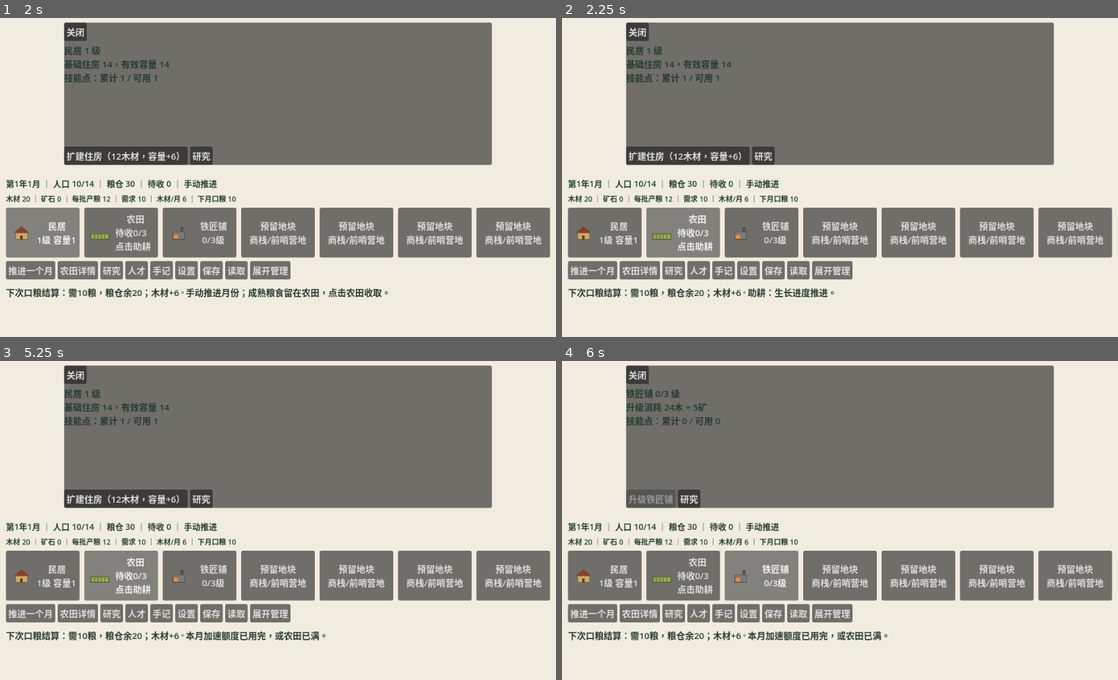
Above: before the commit, frames 1-4 (two rows, left to right).
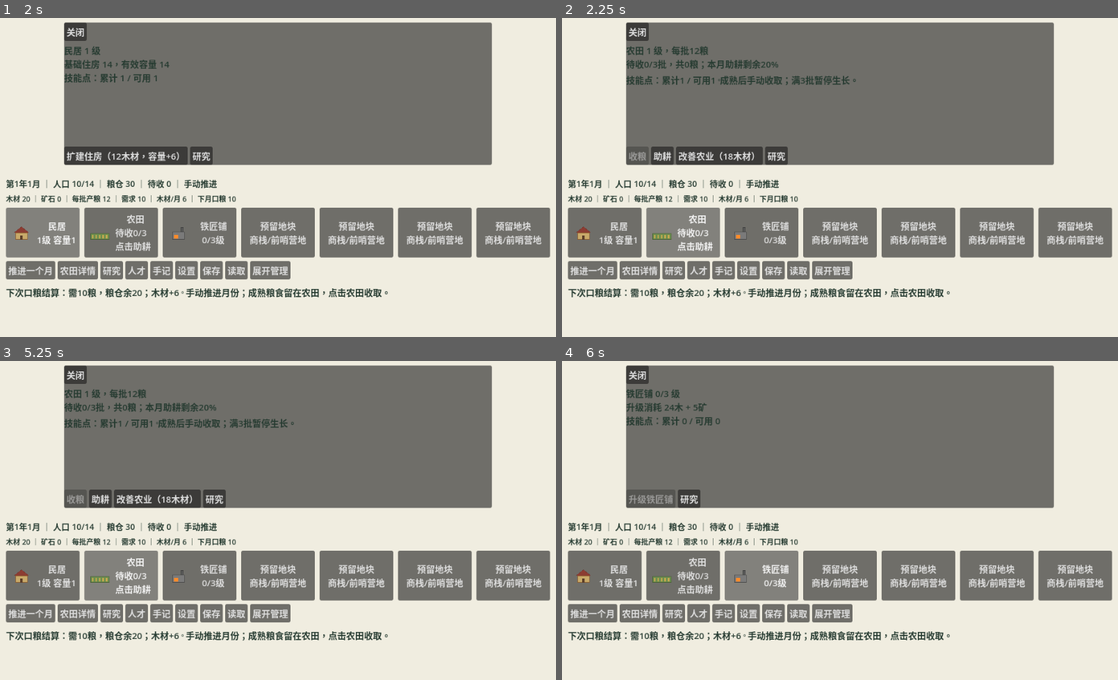
Above: after the commit, the same moments.

Repository: HDDD1123/game
Game: Godot game, scene res://ui/main.tscn
Same seed, same stepped clock (60 frames per second), same inputs: the game is played once before the commit and once after it.
Inputs (mouse positions are in pixels of both pictures, inside the frame that each line leads up to):
- Up to frame 1 (2 s): click "民居 1级 容量14" at 0.5 s; click "民居 1级 容量14" at 1.25 s
- Up to frame 2 (2.25 s): click "农田 待收0/3批·0粮 点击助耕 0%" at 2 s
- Up to frame 3 (5.25 s): click (122, 472) at 2.75 s, where only the run before the commit has a clickable "农田 待收0/3批·0粮 点击助耕 5%"; click (122, 472) at 3.5 s, where only the run before the commit has a clickable "农田 待收0/3批·0粮 点击助耕 10%"; click (122, 472) at 4.25 s, where only the run before the commit has a clickable "农田 待收0/3批·0粮 点击助耕 15%"; click (122, 472) at 5 s, where only the run before the commit has a clickable "农田 待收0/3批·0粮 点击助耕 20%"
- Up to frame 4 (6 s): click "铁匠铺 0/3级" at 5.75 s

Frame 1 is identical in both runs. In frame 2, 2.6% of the frame differs, in the area x 11-70%, y 8-88%; in frame 3, 2.6%; in frame 4, 0.7%.

Commit message:
T1-01: 农田单击改开详情，收粮/助耕/升级/研究四动作独立（2.0.1 回归）

Diff:
--- /dev/null
+++ b/apps/desktop/docs/交付/任务1-21/delivery.json
@@ -0,0 +1,56 @@
+{
+  "task_id": "T1",
+  "task_title": "街景操作与玩法界面（2.1 扩容版）",
+  "task_revision": "2.1",
+  "stage_points": 6,
+  "stage_points_note": "本机只完成 T1-01（6 点）；T1-02~T1-24 依赖 2.1 基线（79f7c65/dbb8f73）与 DSH2/DSH3 的 2.1 模块，当前网络无法取到。",
+  "base_commit": "1d8efc0",
+  "base_note": "官方起点应为 dbb8f73（2.0.1）/ 79f7c65（2.1 文档），但 fetch 反复失败（early EOF / 502 / 直连挂起），本地只有 integration/v05-four-dsh（1d8efc0）。T1-01 的农田点击规则与 2.0.1 一致，可直接移植到官方基线。",
+  "source_commit": "dsh/task1-ui-v21",
+  "branch": "dsh/task1-ui-v21",
+  "completed_packages": [
+    {
+      "id": "T1-01",
+      "points": 6,
+      "evidence": "tests/task1/test_farm_detail.gd（17 checks）；test_street_workflow / verify_005 已按新规则更新"
+    }
+  ],
+  "blocked_packages": [
+    {"id": "T1-02", "reason": "需要 2.1 商栈规则与报价（DSH3）"},
+    {"id": "T1-03", "reason": "需要 2.1 前哨营地（DSH3）"},
+    {"id": "T1-04", "reason": "需要 2.1 双路线目标与事实（DSH2/DSH3）"},
+    {"id": "T1-05", "reason": "需要 2.1 五树 24 节点目录（DSH3）"},
+    {"id": "T1-06", "reason": "需要 DSH4 2.1 首屏组件与 2.1 基线"},
+    {"id": "T1-07", "reason": "需要 2.1 六系人才数据（DSH3）与核心事实（DSH2）"},
+    {"id": "T1-08", "reason": "同上"},
+    {"id": "T1-09", "reason": "需要 2.1 年龄/人口核心（DSH2）"},
+    {"id": "T1-10", "reason": "需要 2.1 安置/伤病核心（DSH2）"},
+    {"id": "T1-11", "reason": "需要 2.1 24 事件队列（DSH2/DSH3）"},
+    {"id": "T1-12", "reason": "同上"},
+    {"id": "T1-13", "reason": "需要 2.1 威胁/地下城核心（DSH2）"},
+    {"id": "T1-14", "reason": "同上"},
+    {"id": "T1-15", "reason": "需要 2.1 城防六建筑核心（DSH2/DSH3）"},
+    {"id": "T1-16", "reason": "需要 2.1 隐退/遗产接口（DSH2）"},
+    {"id": "T1-17", "reason": "同上"},
+    {"id": "T1-18", "reason": "需要 2.1 史书事实（DSH2/DSH3/DSH4）"},
+    {"id": "T1-19", "reason": "2.1 基线未取到，无法在 2.1 UI 上验证"},
+    {"id": "T1-20", "reason": "同上"},
+    {"id": "T1-21", "reason": "同上"},
+    {"id": "T1-22", "reason": "需要 2.1 可玩包与真人观察"},
+    {"id": "T1-23", "reason": "同上"},
+    {"id": "T1-24", "reason": "需要 2.1 完整包与视频"}
+  ],
+  "tests": [
+    {"id": "task1-21-farm-detail", "command": "godot --headless --path apps/desktop --script res://tests/task1/test_farm_detail.gd", "result": "passed", "detail": "17 checks / 0 failures"},
+    {"id": "legacy-8", "command": "原 8 组", "result": "passed", "detail": "42+8+59+63+17+29+23+24 = 265 checks / 0 failures"},
+    {"id": "test_street_workflow", "command": "godot --headless --path apps/desktop --script res://tests/test_street_workflow.gd", "result": "passed", "detail": "24 checks / 0 failures（已按 2.0.1 规则更新）"}
+  ],
+  "known_gaps": [
+    "官方 2.1 基线（dbb8f73/79f7c65）未能取到：网络反复 early EOF/502/直连挂起",
+    "T1-02~T1-24 全部阻塞在 2.1 基线、DSH2/DSH3 的 2.1 模块或真人实机",
+    "T1-01 的改动基于 1d8efc0；移植到官方基线时只需保留 _on_slot_pressed('farm') -> _open_detail 与 detail_harvest/assist 按钮"
+  ],
+  "ready_for_integration": false,
+  "integration_mode": "patch",
+  "integration_mode_note": "基线不一致（本地 1d8efc0 vs 官方 dbb8f73），T1-01 应以 patch 形式移植，不能整体覆盖。"
+}
--- /dev/null
+++ b/apps/desktop/tests/task1/test_farm_detail.gd
@@ -0,0 +1,77 @@
+extends SceneTree
+## T1-01（2.1）：农田单击只打开详情；收粮/助耕/升级/研究为显式动作，各结算一次。
+var checks: int = 0
+var failures: int = 0
+
+func check(value: bool, label: String) -> void:
+	checks += 1
+	if not value:
+		failures += 1
+		printerr("FAIL: " + label)
+
+func _initialize() -> void:
+	var scene = load("res://ui/main.tscn").instantiate()
+	root.add_child(scene)
+	await process_frame
+	await process_frame
+
+	# 空田：单击只开面板
+	var food0: int = int(scene.game.snapshot().food)
+	var prog0: int = int(scene.game.view().farm.progress)
+	scene._on_slot_pressed("farm")
+	await process_frame
+	check(scene.detail_panel.visible, "空田单击打开详情")
+	check(scene.selected_slot == "farm", "选中农田")
+	check(int(scene.game.snapshot().food) == food0, "空田单击不加粮")
+	check(int(scene.game.view().farm.progress) == prog0, "空田单击不助耕")
+	check(scene.detail_harvest_button.disabled, "空田收粮禁用")
+	check(not scene.detail_assist_button.disabled, "空田助耕可用")
+
+	# 空田点收粮：不加粮
+	scene.detail_harvest_button.pressed.emit()
+	await process_frame
+	check(int(scene.game.snapshot().food) == food0, "空田点收粮不加粮")
+
+	# 助耕：+5%
+	scene.detail_assist_button.pressed.emit()
+	await process_frame
+	check(int(scene.game.view().farm.progress) == prog0 + 500, "助耕+5%")
+
+	# 推进一月 -> 成熟
+	scene.game.act("advance_month")
+	scene._refresh()
+	await process_frame
+	var pend: Dictionary = scene.game.snapshot().pending
+	if not pend.is_empty():
+		scene.game.act("reject_refugees", {"event_id": pend.id})
+	scene._refresh()
+	var food_before: int = int(scene.game.snapshot().food)
+	var ready_before: int = int(scene.game.view().farm.ready_food)
+	check(ready_before > 0, "一月后有成熟粮")
+
+	# 成熟田：单击只开面板，不自动收
+	scene._on_slot_pressed("farm")
+	await process_frame
+	check(scene.detail_panel.visible, "成熟田单击打开详情")
+	check(int(scene.game.snapshot().food) == food_before, "成熟田单击不自动收")
+	check(int(scene.game.view().farm.ready_food) == ready_before, "待收不变")
+	check(not scene.detail_harvest_button.disabled, "成熟田收粮可用")
+
+	# 收粮：只入库一次
+	scene.detail_harvest_button.pressed.emit()
+	await process_frame
+	check(int(scene.game.snapshot().food) == food_before + ready_before, "收粮入库一次")
+	check(int(scene.game.view().farm.ready_food) == 0, "收后待收清零")
+
+	# 重复点收粮：不再加
+	scene.detail_harvest_button.pressed.emit()
+	await process_frame
+	check(int(scene.game.snapshot().food) == food_before + ready_before, "重复点收粮不重复加")
+
+	# 升级/研究入口存在
+	check(scene.detail_upgrade_button != null and scene.detail_upgrade_button.visible, "升级按钮存在")
+
+	print("TASK1-21 FARM DETAIL: %d checks, %d failures" % [checks, failures])
+	scene.queue_free()
+	await process_frame
+	quit(1 if failures > 0 else 0)
--- a/apps/desktop/tests/test_street_workflow.gd
+++ b/apps/desktop/tests/test_street_workflow.gd
@@ -50,13 +50,15 @@
 	check(scene.game.view().skills.farm.spent == 2 and scene.skill_rows.farm_rotation.button.disabled, "points and disabled states remain current")
 	scene._close_panels()
 	scene._act("restart")
-	for i in range(4): scene._on_slot_pressed("farm")
-	check(scene.slot_buttons[1].tooltip_text.contains("额度已用完"), "click quota exhaustion explained")
-	check(scene.game.view().farm.progress == 2000, "clicking remains bounded by shared cap")
+	scene._on_slot_pressed("farm")
+	for i in range(4):
+		scene.detail_assist_button.pressed.emit()
+	check(scene.detail_assist_button.disabled and scene.game.view().farm.progress == 2000, "assist cap explained and bounded")
 	scene.street_next_button.pressed.emit()
-	check(scene.slot_buttons[1].tooltip_text.contains("收取12粮"), "harvest affordance takes priority during event pause")
-	scene._on_slot_pressed("farm")
-	check(scene.slot_buttons[1].tooltip_text.contains("已暂停"), "empty paused field explains why assist unavailable")
+	check(scene.game.view().farm.ready_food == 12, "harvest affordance takes priority during event pause")
+	scene.detail_harvest_button.pressed.emit()
+	check(scene.game.view().farm.ready_food == 0, "detail harvest empties field")
+	check(scene.detail_assist_button.disabled, "empty paused field explains why assist unavailable")
 	scene.street_reject_button.pressed.emit()
 	check(scene.game.snapshot().population == 10 and not scene.street_events.visible, "reject directly from street")
 
--- a/apps/desktop/tests/verify_005.gd
+++ b/apps/desktop/tests/verify_005.gd
@@ -36,23 +36,29 @@
 	check(scene.info_label.text.contains("粮仓") and scene.info_label.text.contains("待收"), "信息栏含粮仓与待收")
 	check(scene.street_row.visible and not scene.normal_root.visible, "街景视图可见")
 
-	# 农田点击：空田 +5% 进度
+	# 农田单击只开详情；助耕/收粮为显式动作（2.0.1 起）
 	scene._on_slot_pressed("farm")
 	await process_frame
-	check(int(scene.game.view().farm.progress) > 0, "点击空田加速生长")
+	check(scene.detail_panel.visible and int(scene.game.view().farm.progress) == 0, "单击空田只开详情")
+	scene.detail_assist_button.pressed.emit()
+	await process_frame
+	check(int(scene.game.view().farm.progress) > 0, "详情里助耕+5%")
 
 	# 推进一月 → 1批待收（并产生流民事件）
 	scene.game.act("advance_month")
 	scene._refresh()
 	check(int(scene.game.view().farm.ready_food) == 12, "一月后1批待收")
 
-	# 点击农田收获
+	# 详情里收粮
 	scene._on_slot_pressed("farm")
 	await process_frame
-	check(int(scene.game.snapshot().food) == 32, "点击农田收获入库")
-	scene._on_slot_pressed("farm")
+	check(int(scene.game.snapshot().food) == 20, "单击成熟田不自动收")
+	scene.detail_harvest_button.pressed.emit()
 	await process_frame
-	check(int(scene.game.snapshot().food) == 32, "重复点击不重复加粮")
+	check(int(scene.game.snapshot().food) == 32, "详情里收粮入库")
+	scene.detail_harvest_button.pressed.emit()
+	await process_frame
+	check(int(scene.game.snapshot().food) == 32, "重复点收粮不重复加")
 
 	# 处理流民事件后才可再次推进
 	var pend: Dictionary = scene.game.snapshot().pending
@@ -92,7 +98,7 @@
 	await process_frame
 	await process_frame
 	check(Rect2(Vector2.ZERO, Vector2(root.size)).encloses(scene.detail_panel.get_global_rect()), "详情面板完全在窗口内")
-	scene.detail_actions.get_child(0).pressed.emit()
+	scene.detail_upgrade_button.pressed.emit()
 	check(scene.detail_label.text.contains("民居 2 级"), "扩建后详情即时刷新")
 	scene._close_panels()
 	scene._on_slot_pressed("reserved_4")
--- a/apps/desktop/ui/main.gd
+++ b/apps/desktop/ui/main.gd
@@ -64,6 +64,8 @@
 var overlay_title: Label
 var overlay_content: VBoxContainer
 var detail_upgrade_button: Button
+var detail_harvest_button: Button
+var detail_assist_button: Button
 var pin_check: CheckButton
 var street_toggle_button: Button
 var close_dialog: ConfirmationDialog
@@ -218,13 +220,8 @@
 
 func _on_slot_pressed(slot_id: String) -> void:
 	if slot_id == "farm":
-		var fv: Dictionary = game.view().farm
-		if int(fv.ready_food) > 0:
-			_act("harvest_farm")
-		else:
-			var r: Dictionary = game.act("assist_farm", {"source": "click", "count": 1})
-			message.text = r.message
-			_refresh(r.state, r.view)
+		# 2.0.1 起：单击只打开详情，四动作由玩家显式选择，单击不直接结算。
+		_open_detail("farm")
 		return
 	if slot_id == "housing" or slot_id == "forge":
 		_open_detail(slot_id)
@@ -249,6 +246,8 @@
 	column.add_child(detail_label)
 	detail_actions = HBoxContainer.new()
 	column.add_child(detail_actions)
+	detail_harvest_button = _button(detail_actions, "收粮", func(): _act("harvest_farm"))
+	detail_assist_button = _button(detail_actions, "助耕", func(): _act("assist_farm", {"source": "click", "count": 1}))
 	detail_upgrade_button = _button(detail_actions, "升级", _upgrade_selected_building)
 	_button(detail_actions, "研究", _open_skills)
 
@@ -267,17 +266,25 @@
 	if v.is_empty(): v = game.view()
 	if s.is_empty(): s = game.snapshot()
 	if selected_slot == "housing":
+		detail_harvest_button.visible = false
+		detail_assist_button.visible = false
 		detail_label.text = "民居 %d 级\n基础住房 %d，有效容量 %d\n技能点：累计 %d / 可用 %d" % [v.housing_level, s.housing, v.housing_capacity, v.skills.housing.earned, v.skills.housing.available]
 		detail_upgrade_button.text = "扩建住房（%d木材，容量+6）" % v.housing_cost
 		detail_upgrade_button.disabled = housing_button.disabled
 	elif selected_slot == "forge":
+		detail_harvest_button.visible = false
+		detail_assist_button.visible = false
 		detail_label.text = "铁匠铺 %d/3 级\n升级消耗 %d木 + %d矿\n技能点：累计 %d / 可用 %d" % [s.forge, v.forge_cost.wood, v.forge_cost.ore, v.skills.forge.earned, v.skills.forge.available]
 		detail_upgrade_button.text = "升级铁匠铺"
 		detail_upgrade_button.disabled = forge_button.disabled
 	elif selected_slot == "farm":
+		detail_harvest_button.visible = true
+		detail_assist_button.visible = true
 		detail_label.text = "农田 %d 级，每批%d粮\n待收%d/%d批，共%d粮；本月助耕剩余%d%%\n技能点：累计%d / 可用%d。成熟后手动收取；满3批暂停生长。" % [s.agriculture, v.batch_food, v.farm.ready_batches, v.farm.capacity, v.farm.ready_food, int(v.farm.activity_left * 100 / v.farm.full_batch), v.skills.farm.earned, v.skills.farm.available]
 		detail_upgrade_button.text = "改善农业（%d木材）" % v.farm_cost
 		detail_upgrade_button.disabled = farm_button.disabled
+		detail_harvest_button.disabled = int(v.farm.ready_food) <= 0
+		detail_assist_button.disabled = bool(v.farm.full) or int(v.farm.activity_left) <= 0 or not s.pending.is_empty() or bool(s.ended)
 
 # ---------- 技能树 ----------
 func _build_skill_panel() -> void:
@@ -433,6 +440,8 @@
 	for entry in records:
 		lines.append(entry)
 	details.text = "\n".join(lines)
+	if detail_panel != null and detail_panel.visible:
+		_render_detail(v, s)
 	_refresh_street(s, v)
 	if detail_panel.visible:
 		_render_detail(v, s)
Not shown, added: apps/desktop/docs/交付/任务1-21/说明.md
